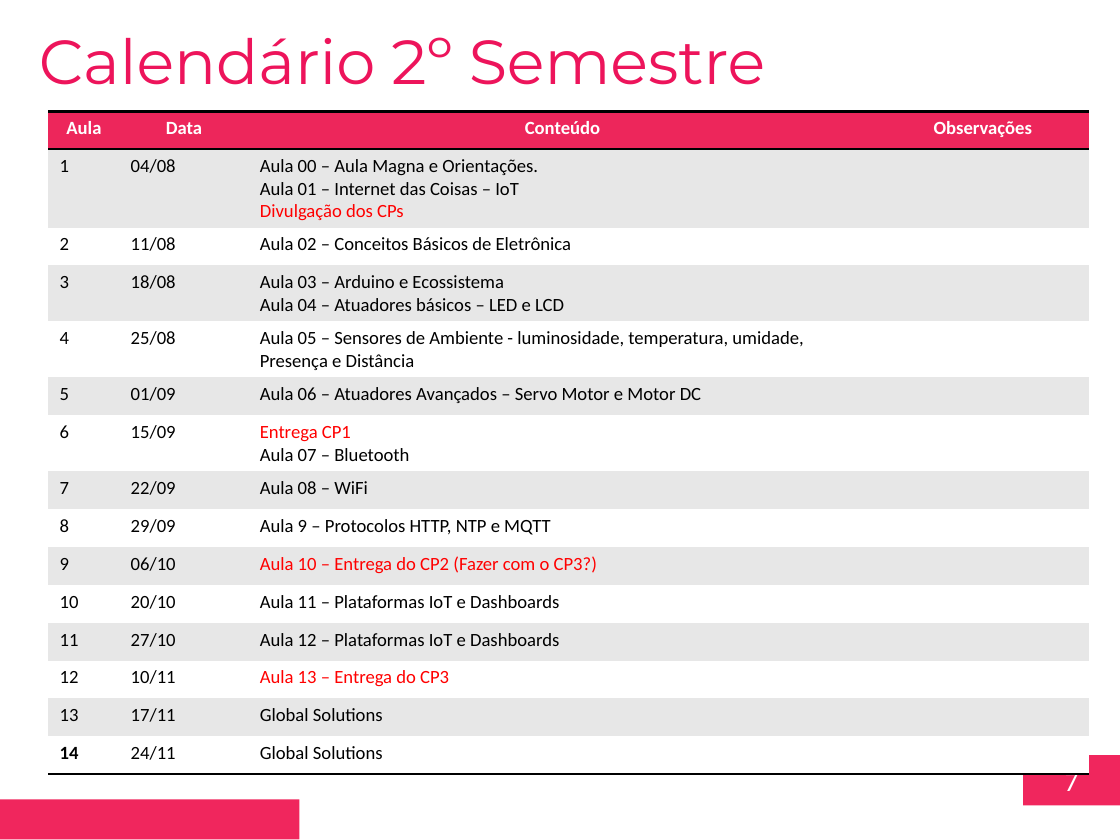
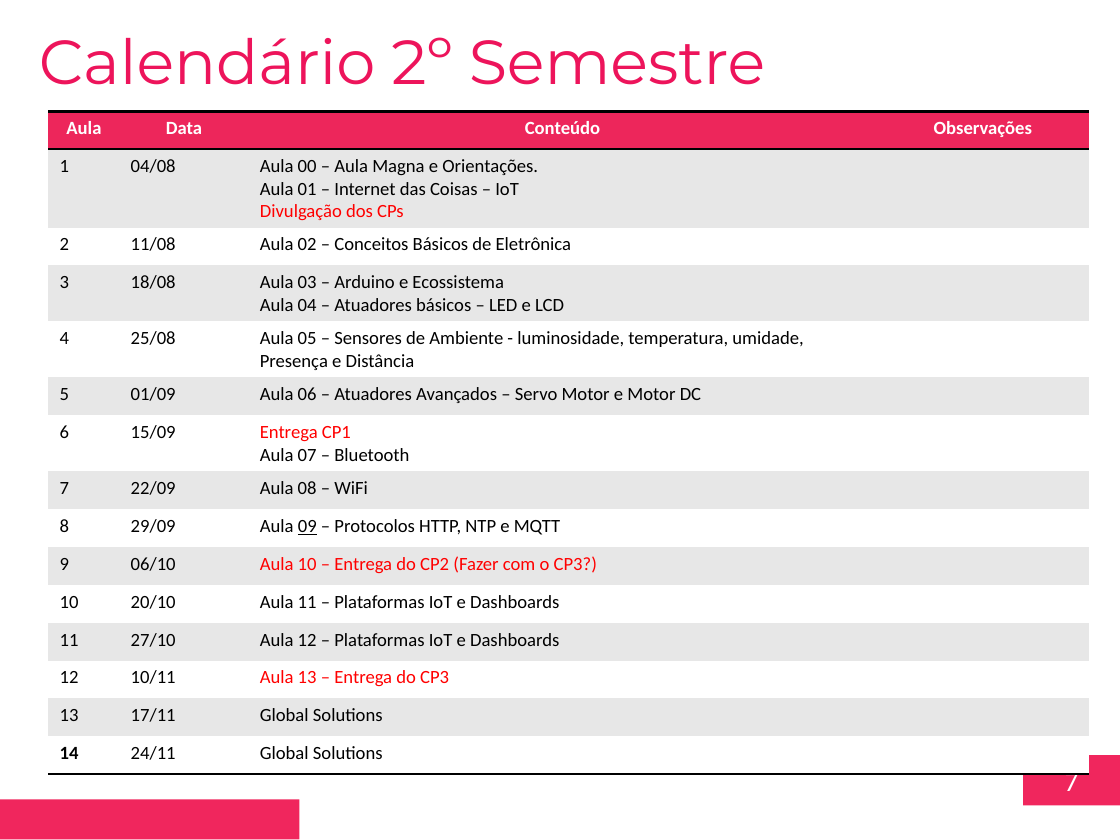
Before and after one commit to toyusan/aula-fiap-disruptive-archs, a slide deck: slide 7 of IoT/Aula 00 - Aula Magna e Orientações/Aula 00 - Aula Magna e Orientações v1.pptx. Drawn at 1120x840 pixels with LibreOffice and Linux fonts; fonts in the diff are those of the drawing; background and template pictures are left out. Boxes give left, top, right and bottom in pixels: in the first picture for what was removed or moved away, otherwise in the second. Text is boxed around its words. In the diff, an @@ line names an element or a change of style, - is before the commit and + after.

Commit message:
feat: refatorando aula 2

```diff
--- a/IoT/Aula 00 - Aula Magna e Orientações/Aula 00 - Aula Magna e Orientações v1.pptx
+++ b/IoT/Aula 00 - Aula Magna e Orientações/Aula 00 - Aula Magna e Orientações v1.pptx
@@ table at <box>48,111,1089,774</box> @@
-row 9, column 3: Aula 9 – Protocolos HTTP, NTP e MQTT
+row 9, column 3: Aula 09 – Protocolos HTTP, NTP e MQTT
```
Also in this commit, not shown: 2 other files.
